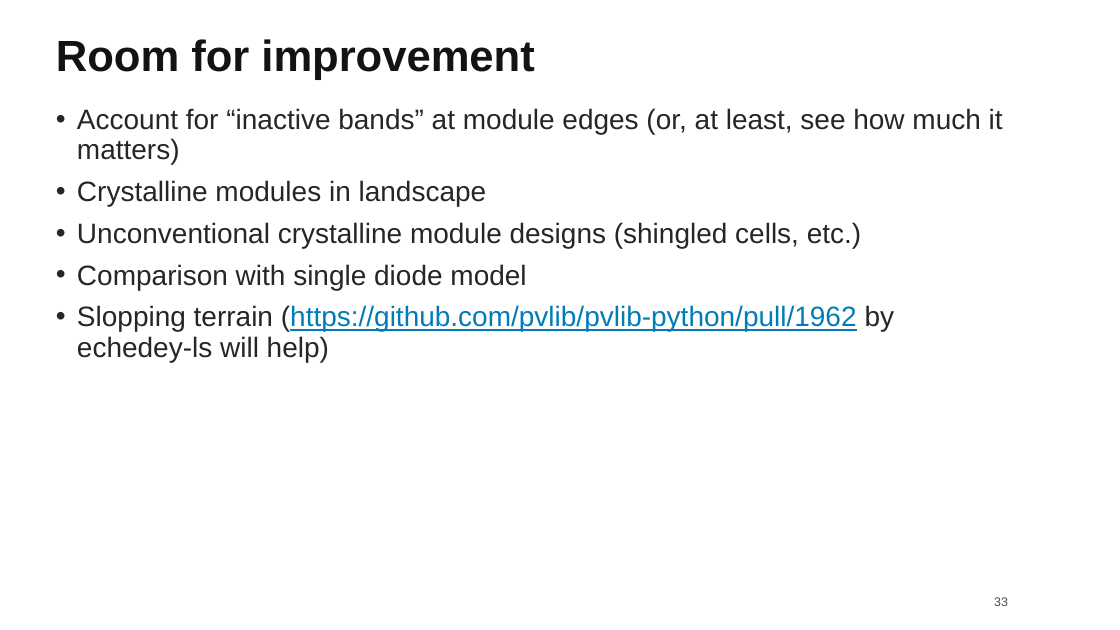
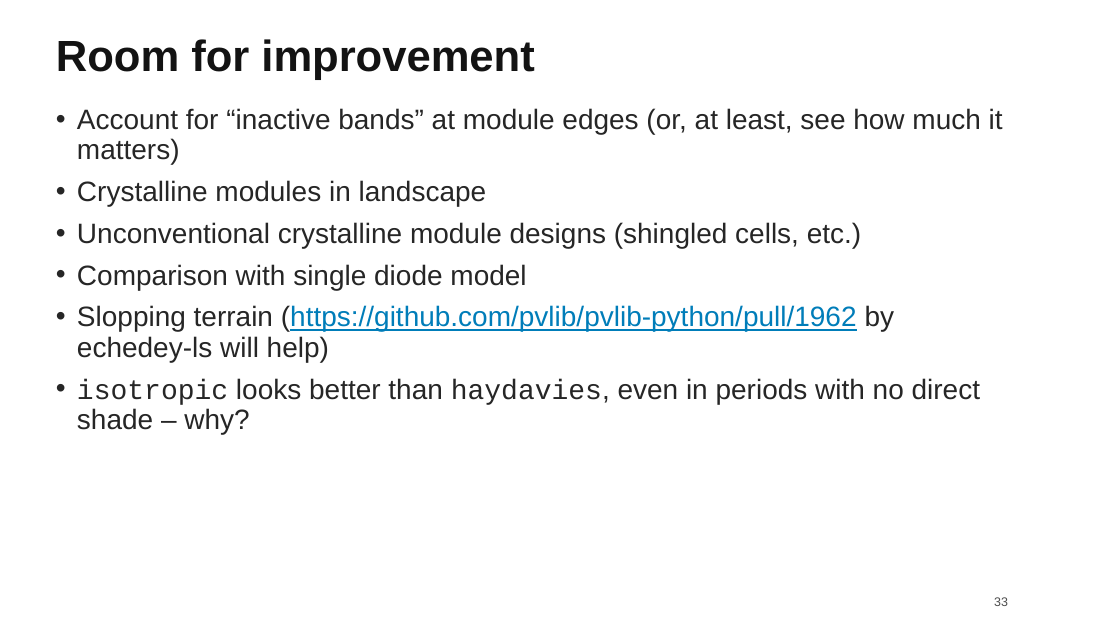
Before and after one commit to williamhobbs/2024_pvpmc_self_shade, a slide deck: slide 33 of presentation/2024_PVPMC_hobbs_pvlib_self-shade.pptx. Drawn at 1120x630 pixels with LibreOffice and Linux fonts; fonts in the diff are those of the drawing. Boxes give left, top, right and bottom in pixels: in the first picture for what was removed or moved away, otherwise in the second. Text is boxed around its words. In the diff, an @@ line names an element or a change of style, - is before the commit and + after.

Commit message:
more work with isotropic vs haydavies

```diff
--- a/presentation/2024_PVPMC_hobbs_pvlib_self-shade.pptx
+++ b/presentation/2024_PVPMC_hobbs_pvlib_self-shade.pptx
@@ text at (77,378,980,434): paragraph added @@
+• isotropic looks better than haydavies, even in periods with no direct shade – why?
```
Also in this commit, not shown: 5 other files.
